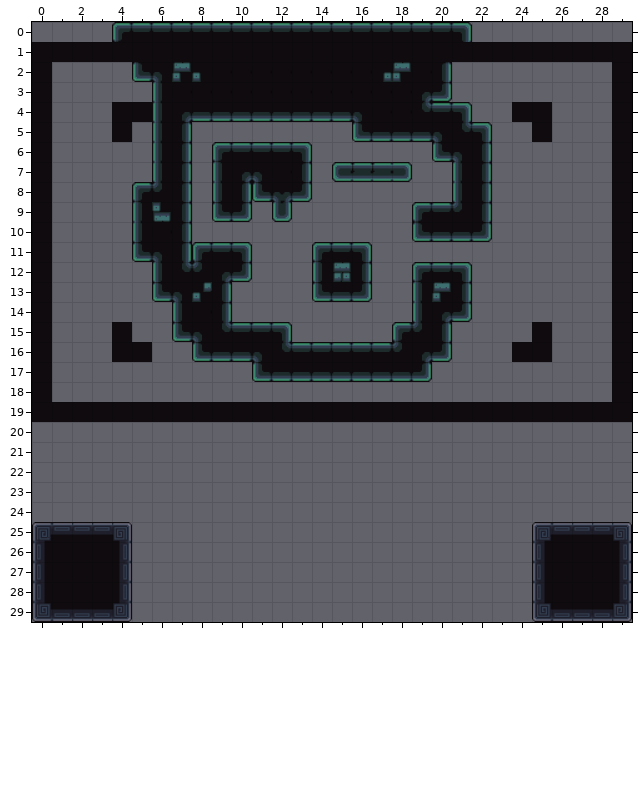
Level history. Tiled map: data/maps/level_28.tmx. Above: the version before the commit.
Cells are 64x64 px. Shown: x 0..29, y 0..29.
New version:
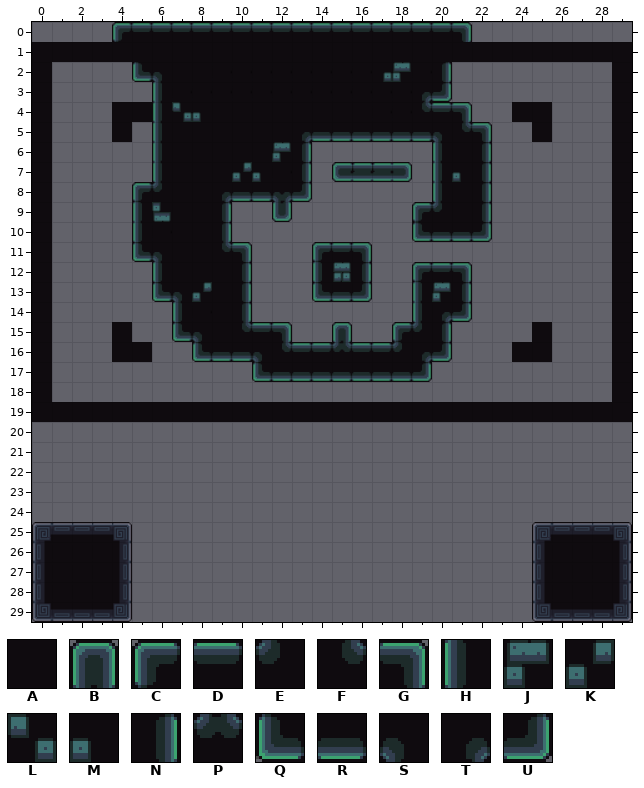
Key: from "tileset_d": A 25, B 109 turned 270, C 111, D 112, E 114, F 115, G 116, H 129, J 131, K 132, L 132 flipped left-right, M 133, N 134, P 144 turned 180, Q 147, R 148, S 150, T 151, U 152.
_ is an empty cell.
The exact change:
Layer "Main":
The author changed tile C to tile A in row 6 at x 9; in row 11 at x 8.
The author changed tile D to tile A in row 6 at x 10 to 11.
The author changed tile E to tile A in row 9 at x 21; in row 12 at x 8.
The author changed tile F to tile A in row 12 at x 7; in row 15 at x 9.
The author changed tile H to tile A in row 7 at x 9; in row 8 at x 21.
The author changed tile J to tile A in row 2 at x 7.
The author changed tile M to tile A in row 2 at x 8.
The author changed tile N to tile A in rows 5 to 11 at x 7; in rows 13 to 14 at x 9.
The author changed tile R to tile A in row 4 at x 9 to 15.
The author changed tile S to tile A in row 4 at x 16; in row 6 at x 21.
The author changed tile T to tile A in row 12 at x 9.
Tile A now appears in row 5 at x 8 to 12; in rows 6 to 10 at x 8.
Tile B now appears in row 15 at x 15.
The author changed tile D to tile E in row 9 at x 20.
The author changed tile D to tile F in row 11 at x 9; in row 15 at x 10.
The author changed tile Q to tile H in row 6 at x 20.
Tile H now appears in rows 7 to 8 at x 20.
The author changed tile D to tile J in row 6 at x 12.
The author changed tile T to tile K in row 7 at x 10.
The author changed tile T to tile L in row 4 at x 7.
The author changed tile H to tile M in row 7 at x 21.
The author changed tile R to tile M in row 4 at x 8.
The author changed tile S to tile M in row 7 at x 11.
The author changed tile G to tile N in row 6 at x 13.
The author changed tile Q to tile N in row 9 at x 9.
The author changed tile U to tile N in row 12 at x 10.
Tile N now appears in row 10 at x 9; in rows 13 to 14 at x 10.
The author changed tile D to tile P in row 16 at x 15.
The author changed tile N to tile R in row 8 at x 10.
The author changed tile Q to tile R in row 5 at x 16; in row 8 at x 11.
Tile R now appears in row 5 at x 14 to 15.
The author changed tile H to tile T in row 8 at x 9.
Tile T now appears in row 5 at x 13.
Tile U is removed in row 9 at x 10.
